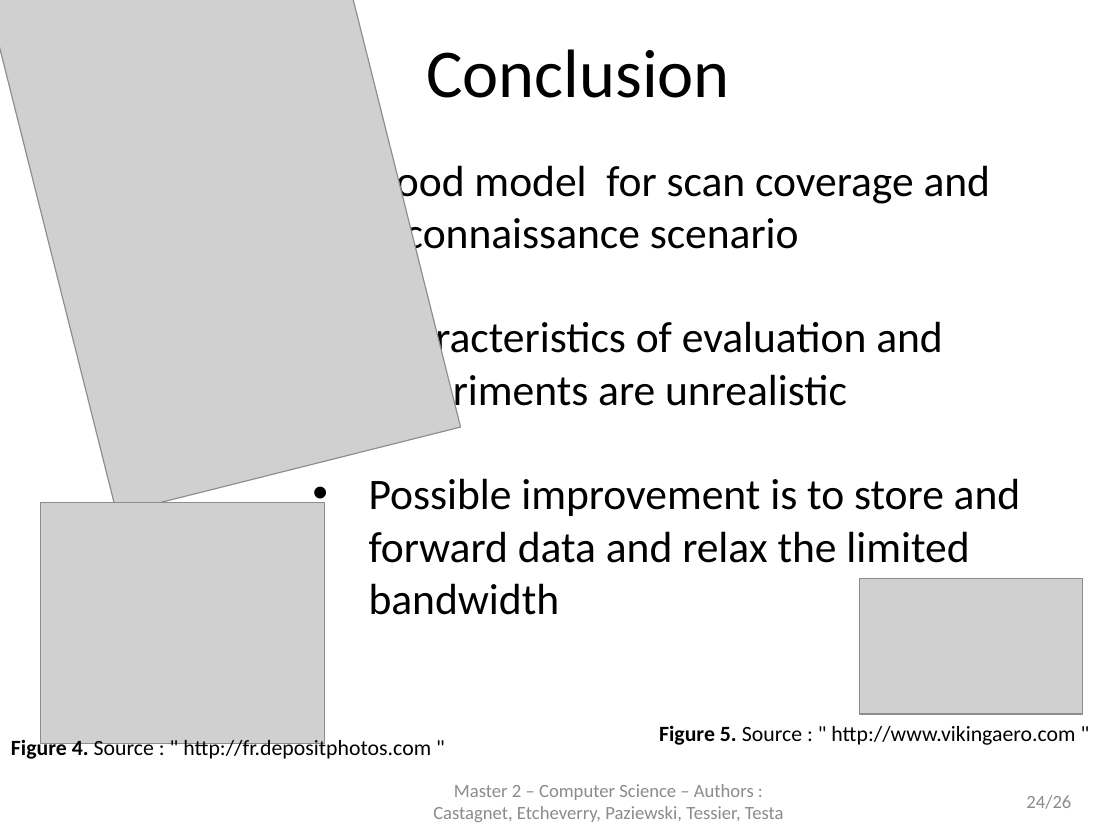
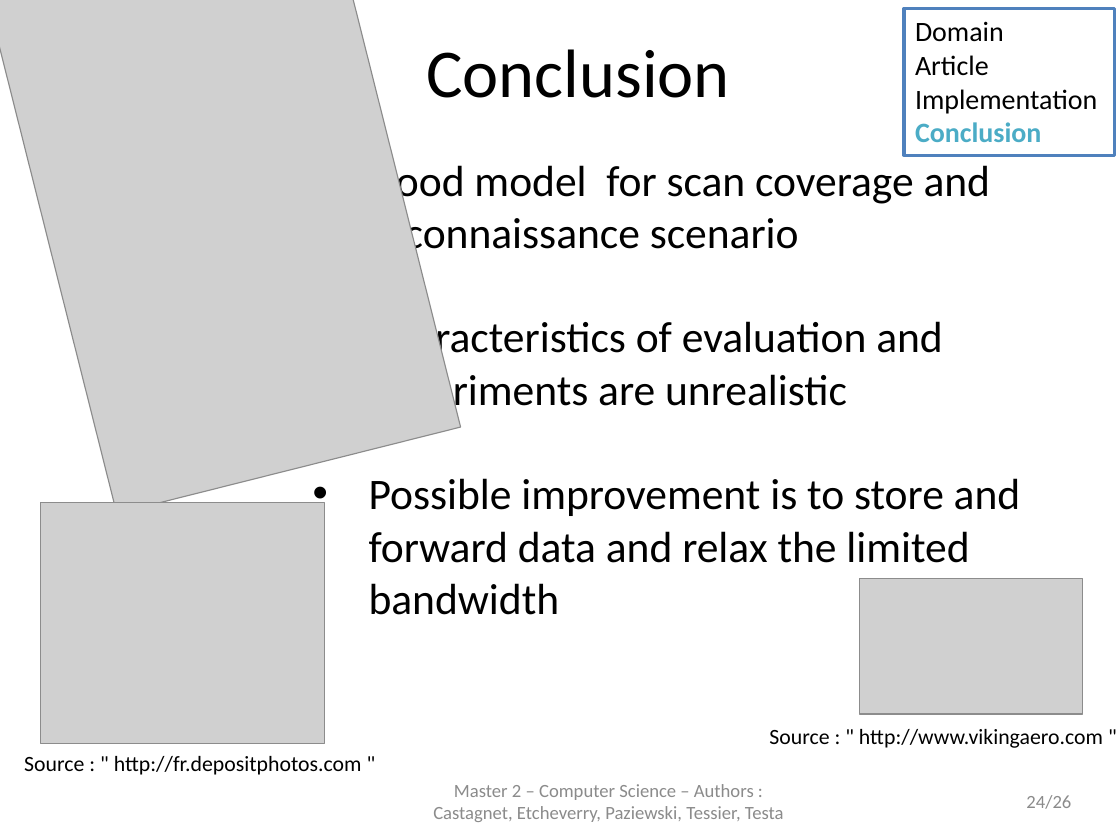
Before and after one commit to jetcheve/M2_PER_MMUAVGRA, a slide deck: slide 24 of ressources/presentation/PresentationPER_Desbarats_V3.pptx. Drawn at 1120x840 pixels with LibreOffice and Linux fonts; fonts in the diff are those of the drawing; grey boxes stand for pictures; background and template pictures are left out. Boxes give left, top, right and bottom in pixels: in the first picture for what was removed or moved away, otherwise in the second. Text is boxed around its words. In the diff, an @@ line names an element or a change of style, - is before the commit and + after.

```diff
--- a/ressources/presentation/PresentationPER_Desbarats_V3.pptx
+++ b/ressources/presentation/PresentationPER_Desbarats_V3.pptx
@@ rectangle added at [904,8,1114,155], outline #4F81BD 2 pt, 18 pt, text #000000 @@
+Domain
+Article
+Implementation
+Conclusion
@@ text at [769,729,1103,748]: text changed @@
-Figure 5. Source : " http://www.vikingaero.com "
+Source : " http://www.vikingaero.com "
@@ text at [24,756,362,775]: text changed @@
-Figure 4. Source : " http://fr.depositphotos.com "
+Source : " http://fr.depositphotos.com "
```
Also in this commit, not shown: 24 other slides changed, 1 other file.
